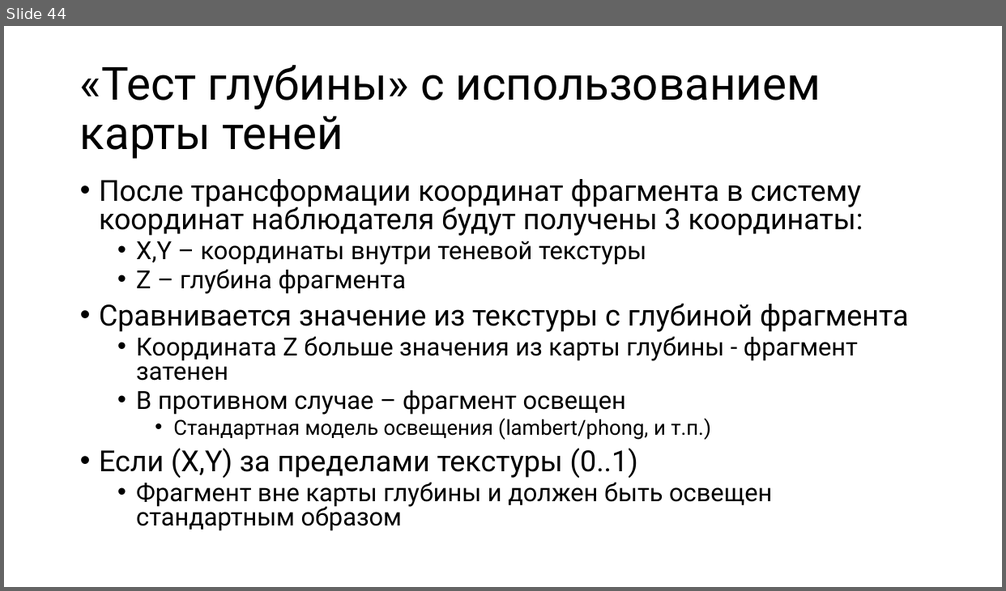
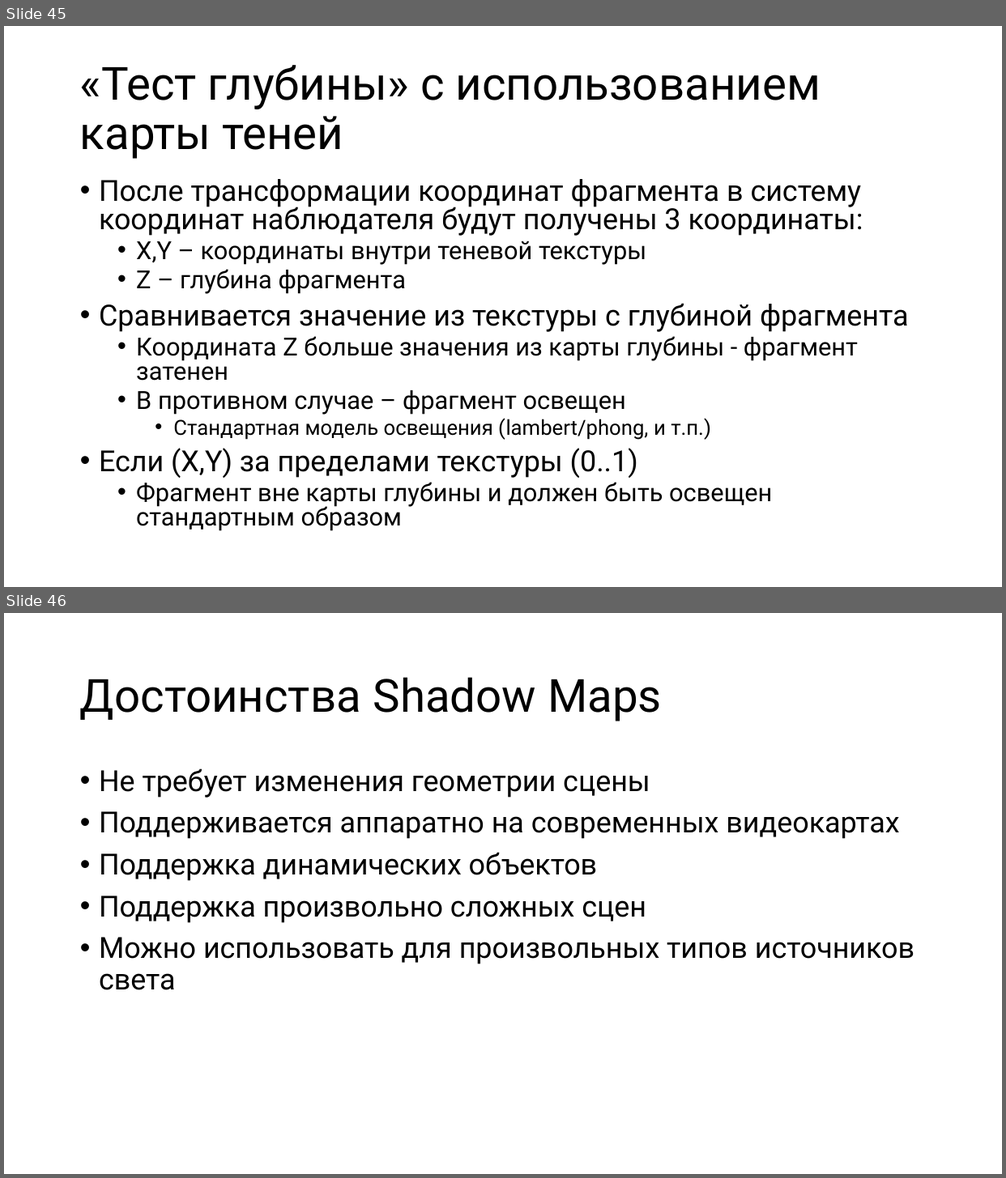
Before and after one commit to alexey-malov/cg-course, a slide deck: lectures/11 - Визуализация теней.pptx. Shown one above the other, each under a label of ours: slide 44 before the commit, slides 45 and 46 after it. The pictures are 1006x591 and 1006x1178 pixels, drawn with LibreOffice and Linux fonts; fonts in the diff are those of the drawing. Boxes give left, top, right and bottom in pixels: in the first picture for what was removed or moved away, otherwise in the second. Text is boxed around its words. In the diff, an @@ line names an element or a change of style, - is before the commit and + after.

```diff
--- a/lectures/11 - Визуализация теней.pptx
+++ b/lectures/11 - Визуализация теней.pptx
@@ slide 46 added at [4, 613, 1002, 1174], background #FFFFFF @@
@@ title added at [80, 677, 662, 722], 44 pt, text #000000 @@
+Достоинства Shadow Maps
@@ text added at [99, 769, 914, 990], 28 pt, text #000000 @@
+• Не требует изменения геометрии сцены
+• Поддерживается аппаратно на современных видеокартах
+• Поддержка динамических объектов
+• Поддержка произвольно сложных сцен
+• Можно использовать для произвольных типов источников света
@@ what was slide 44 is now slide 45 @@
```
Also in this commit, not shown: 3 slides changed, 2 other slides added, 17 other files.
